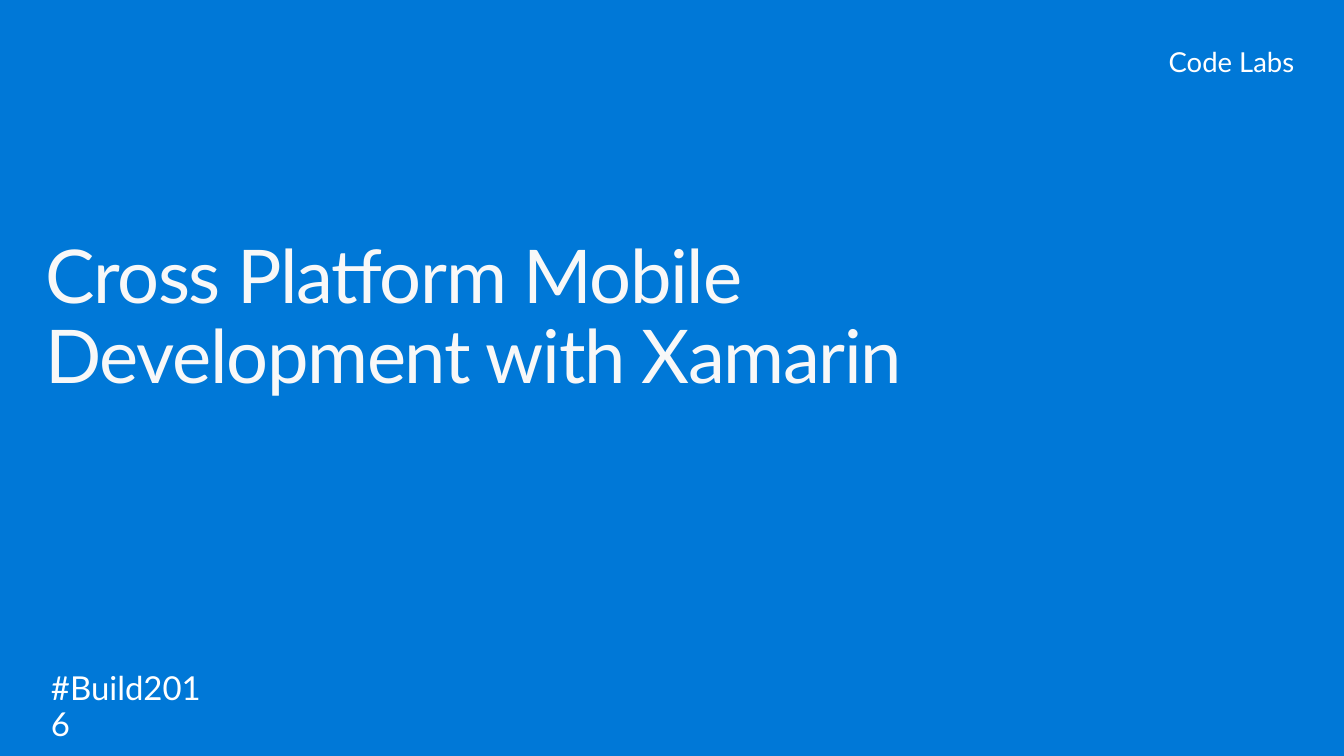
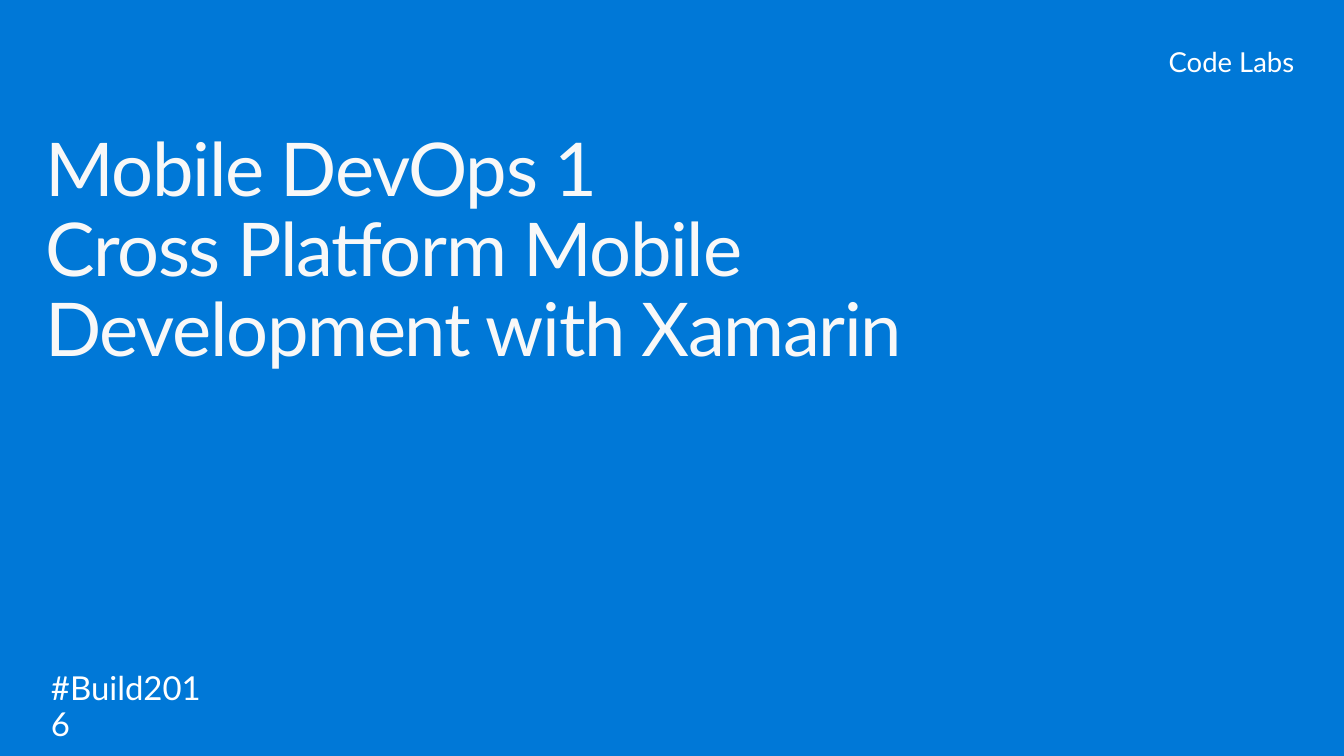
Before and after one commit to sriramdasbalaji/CodeLabs-MobileDevOps, a slide deck: slide 3 of Module1-Xamarin/Slides/Mobile DevOps Module 1.pptx. Drawn at 1344x756 pixels with LibreOffice and Linux fonts; fonts in the diff are those of the drawing; background and template pictures are left out. Boxes give left, top, right and bottom in pixels: in the first picture for what was removed or moved away, otherwise in the second. Text is boxed around its words. In the diff, an @@ line names an element or a change of style, - is before the commit and + after.

```diff
--- a/Module1-Xamarin/Slides/Mobile DevOps Module 1.pptx
+++ b/Module1-Xamarin/Slides/Mobile DevOps Module 1.pptx
@@ title at bbox=[45, 141, 902, 369]: text changed @@
-Cross Platform Mobile Development with Xamarin
+Mobile DevOps 1
+Cross Platform Mobile Development with Xamarin
```
Also in this commit, not shown: 2 slides added, 44 slides removed, 2 other files.
